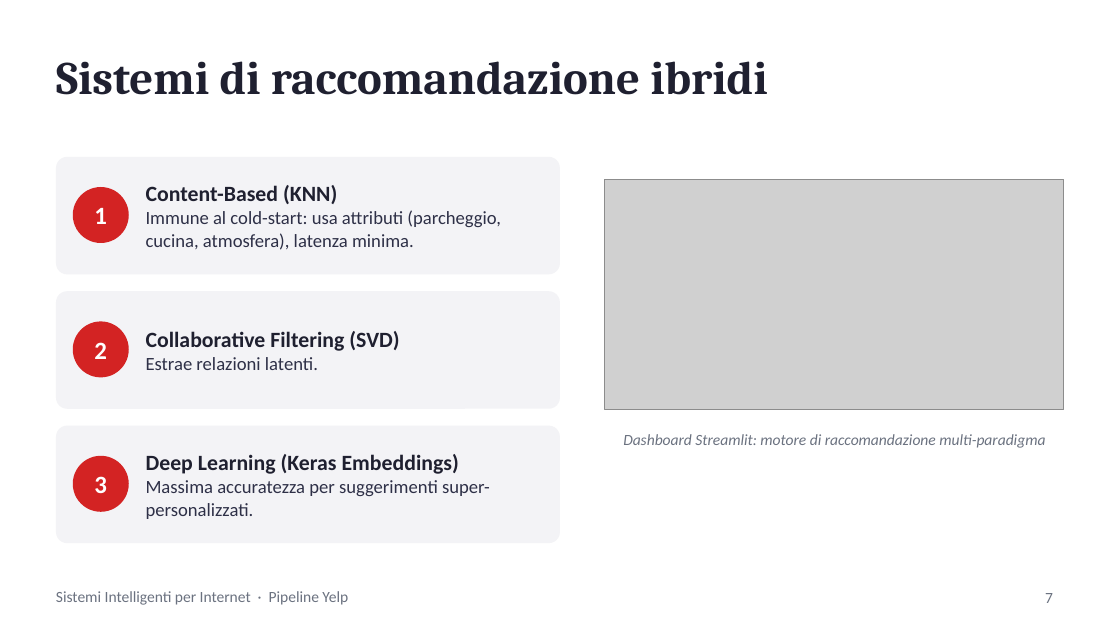
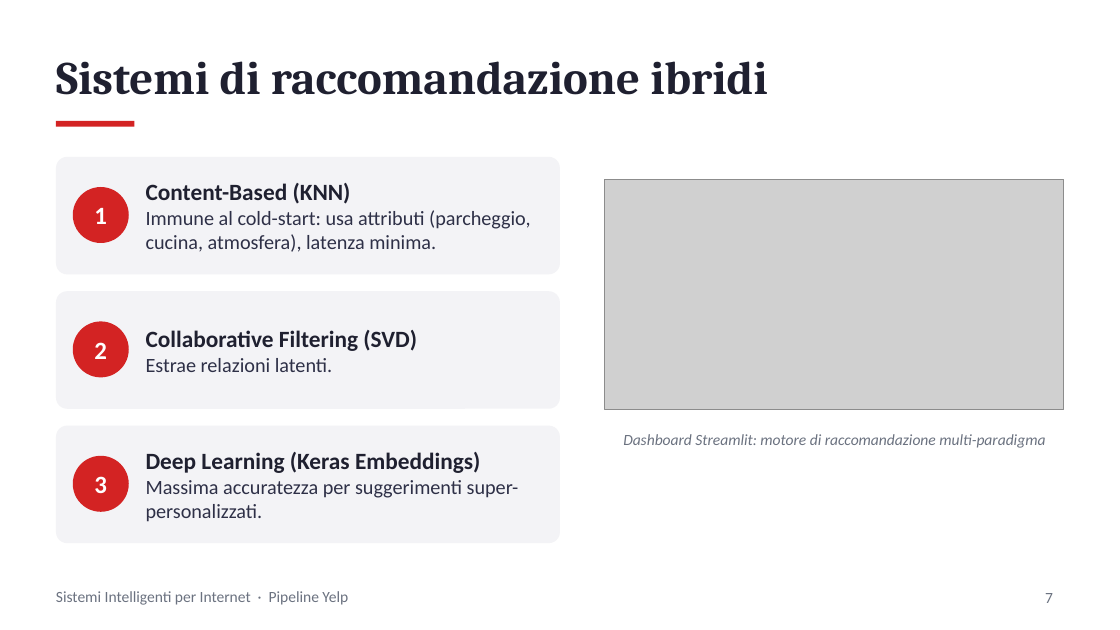
Before and after one commit to valeriofiorentini/yelp-bigdata-mining-recommender, a slide deck: slide 7 of Yelp_Pipeline_Presentazione.pptx. Drawn at 1120x630 pixels with LibreOffice and Linux fonts; fonts in the diff are those of the drawing; grey boxes stand for pictures. Boxes give left, top, right and bottom in pixels: in the first picture for what was removed or moved away, otherwise in the second. Text is boxed around its words. In the diff, an @@ line names an element or a change of style, - is before the commit and + after.

Commit message:
Docs: align to Sistemi Intelligenti, remove 5GB and Kaggle refs

```diff
--- a/Yelp_Pipeline_Presentazione.pptx
+++ b/Yelp_Pipeline_Presentazione.pptx
@@ rectangle added at <box>56,121,134,127</box>, fill #D32323 @@
@@ text "Content-Based (KNN)" at <box>146,183,530,252</box>: size 14 to 15 pt in "Content-Based (KNN)"; size 12 to 13 pt in "Immune al cold-start: usa attributi (parcheggio, cucina, ..." @@
@@ text "Collaborative Filtering (SVD)" at <box>146,330,417,372</box>: size 14 to 15 pt in "Collaborative Filtering (SVD)"; size 12 to 13 pt in "Estrae relazioni latenti." @@
@@ text "Deep Learning (Keras Embeddings)" at <box>146,452,519,522</box>: size 14 to 15 pt in "Deep Learning (Keras Embeddings)"; size 12 to 13 pt in "Massima accuratezza per suggerimenti super-personalizzati." @@
```
Also in this commit, not shown: 8 other slides changed, 2 other files.
